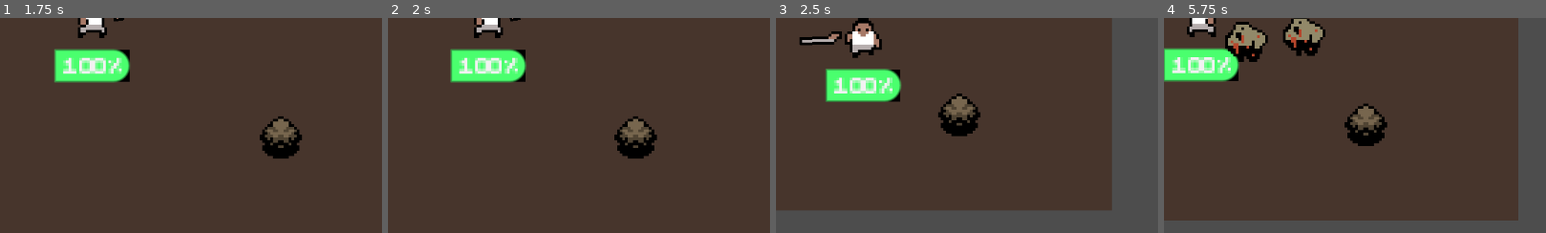
Above: before the commit, frames 1-4 (left to right).
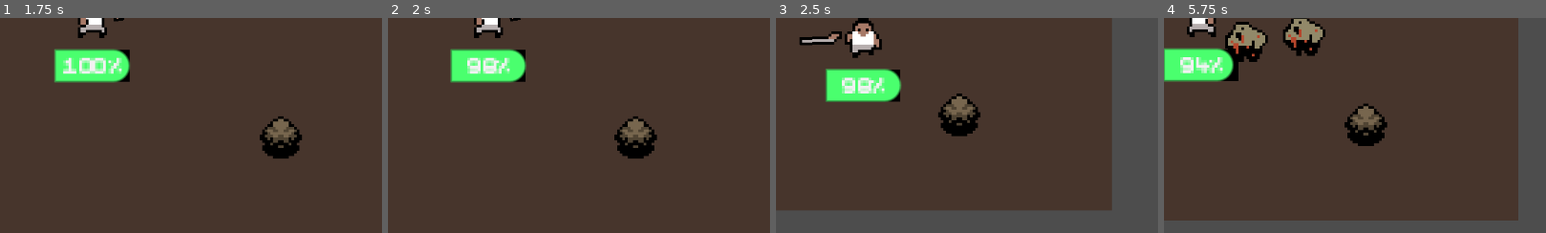
Above: after the commit, the same moments.

Repository: Liamthemannen/Project-2--Spel
Game: Godot game, scene res://Scen/main_menu.tscn
Same seed, same stepped clock (60 frames per second), same inputs: the game is played once before the commit and once after it.
Inputs (mouse positions are % of the whole screen's width and height, from its top left):
- Up to frame 1 (1.75 s): click "Starta spelet!" at 0.5 s; move the mouse to (72, 45) at 1.27 s; hold D (Go_right) from 1.28 s (still down); click (72, 45) at 1.35 s
- Up to frame 2 (2 s): keep holding D (Go_right)
- Up to frame 3 (2.5 s): move the mouse to (30, 55) at 2.02 s; release D (Go_right) at 2.03 s; hold S (Go_down) from 2.03 s (still down); click (30, 55) at 2.1 s
- Up to frame 4 (5.75 s): move the mouse to (60, 28) at 2.77 s; release S (Go_down) at 2.78 s; hold D (Go_right) 2.78-3.53 s; click (60, 28) at 2.85 s; move the mouse to (45, 70) at 3.52 s; hold W (Go_Up) 3.53-4.28 s; click (45, 70) at 3.6 s; move the mouse to (80, 65) at 4.27 s; hold A (Go_left) from 4.28 s (still down); click (80, 65) at 4.35 s; move the mouse to (20, 35) at 5.02 s; click (20, 35) at 5.1 s
The pictures show only the part of the screen within x 40-90%, y 50-100%; the shares and areas given below are measured in that part.

Frame 1 is identical in both runs. In frame 2, 0.9% of the frame differs, in the area x 18-34%, y 18-27%; in frame 3, 0.9%; in frame 4, 1.2%, in the area x 2-20%, y 13-30%.

Commit message:
Update main.tscn

Diff:
--- a/Scen/main.tscn
+++ b/Scen/main.tscn
@@ -37,7 +37,6 @@
 Speed = 75.0
 Acceleration = 3.0
 Friction = 10.0
-Damage_rate = 0.0
 
 [node name="fiender" type="Node2D" parent="."]
 
